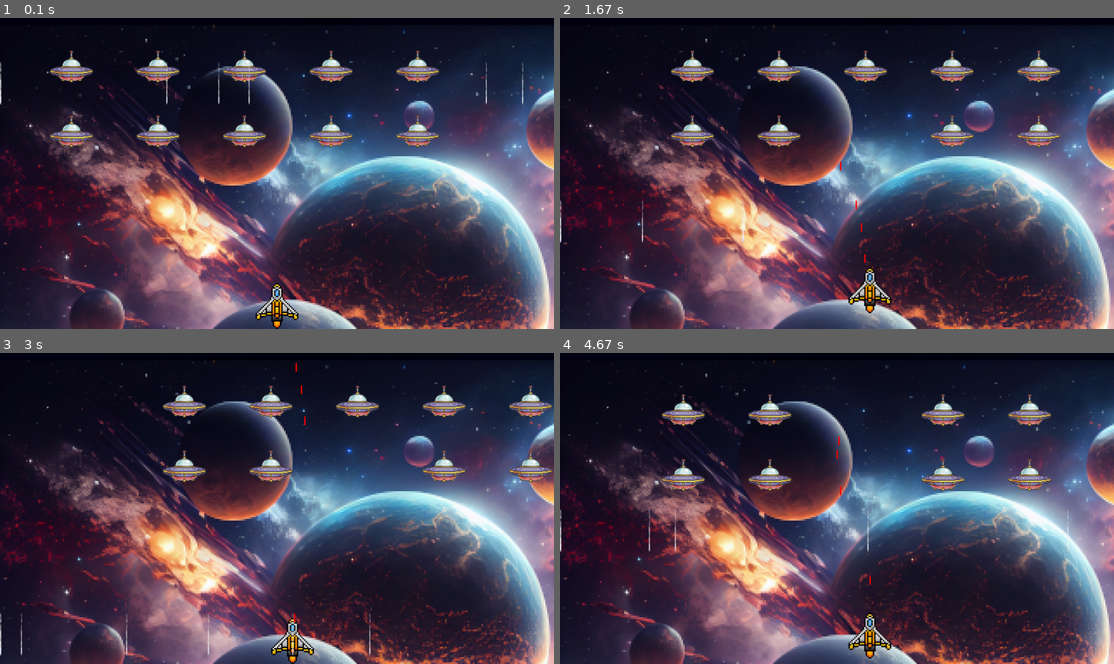
Above: before the commit, frames 1-4 (two rows, left to right).
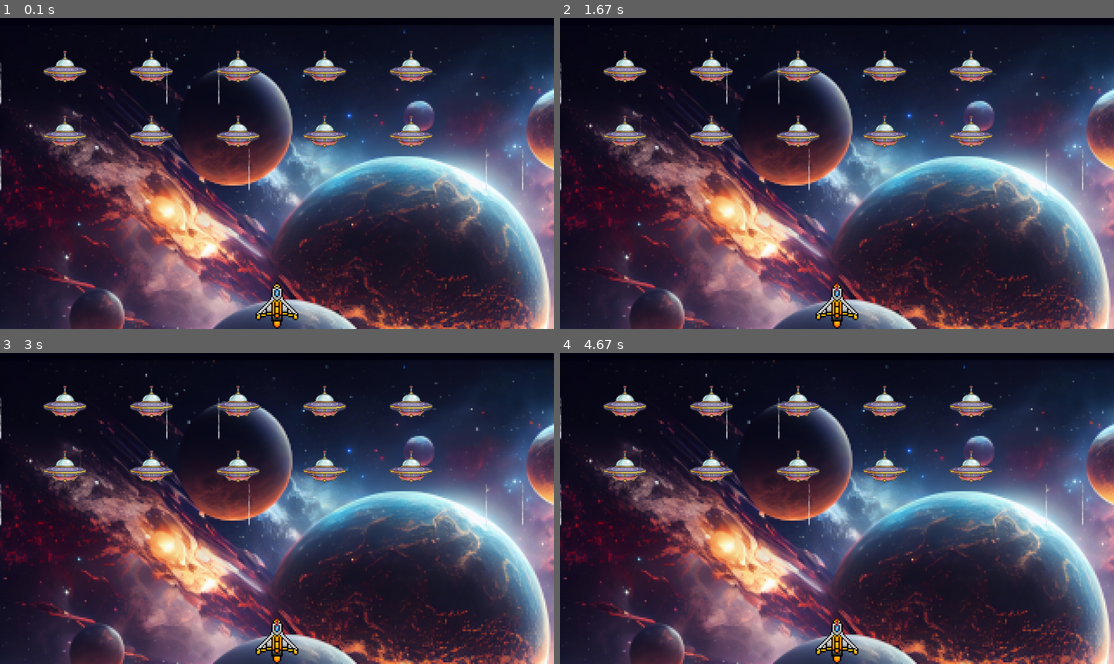
Above: after the commit, the same moments.

Repository: EgorAgafonov/Galaxian_Pygame_
Game: pygame game, started from alien_invasion.py
The game is run twice, just before and just after one commit, with the same random seed, the same clock (stepped at 60 frames per second) and the same inputs.
Inputs:
- Up to frame 1 (0.1 s): no input
- Up to frame 2 (1.67 s): tap Space at 0.33, 0.73, 1.03, 1.23, 1.57 s; hold Right 0.67-1.13 s; hold Up 1.17-1.47 s; hold Right from 1.5 s (still down)
- Up to frame 3 (3 s): tap Space at 1.87, 2.07, 2.37, 2.63, 2.97 s; release Right at 1.97 s; hold Left 2-2.53 s; hold Down 2.57-2.87 s; hold Left from 2.9 s (still down)
- Up to frame 4 (4.67 s): tap Space at 3.27, 3.4, 3.8, 4.1, 4.47 s; release Left at 3.3 s; hold Up 3.33-3.7 s; hold Right 3.73-4.37 s; hold Down from 4.4 s (still down)

The runs differ from the first frame. In frame 1, 3.9% of the frame differs, in the area x 0-95%, y 10-56%; in frame 2, 7.2%; in frame 3, 7.7%, in the area x 0-100%, y 3-100%; in frame 4, 7.7%.

Commit message:
Files updated

Diff:
--- a/alien_invasion.py
+++ b/alien_invasion.py
@@ -43,8 +43,7 @@
                 self._update_bullets()
                 self._update_aliens()
                 self._update_rain_drops()
-            else:
-                sys.exit()
+
             self._update_screen()
 
             # KEYS EVENTS BLOCK:
--- a/game_stats.py
+++ b/game_stats.py
@@ -7,7 +7,7 @@
 
         self.settings = ai_game.settings
         self.reset_stats()
-        self.game_active = True
+        self.game_active = False
 
     def reset_stats(self):
         """Инициализация статистики, изменяющейся в ходе игры"""
